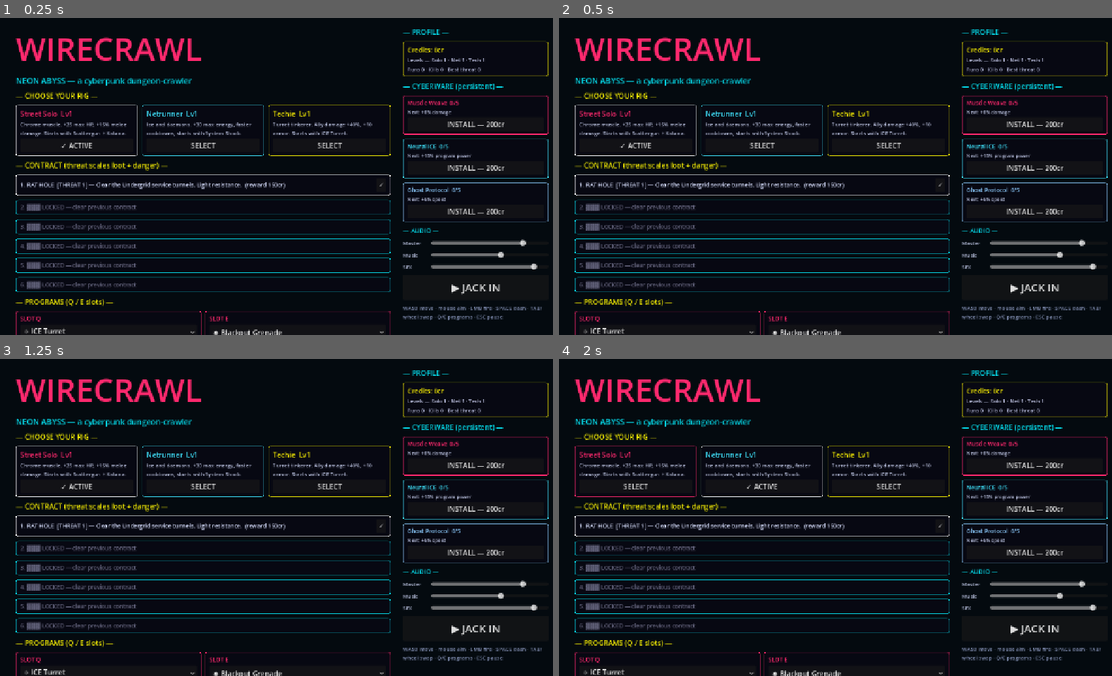
Above: before the commit, frames 1-4 (two rows, left to right).
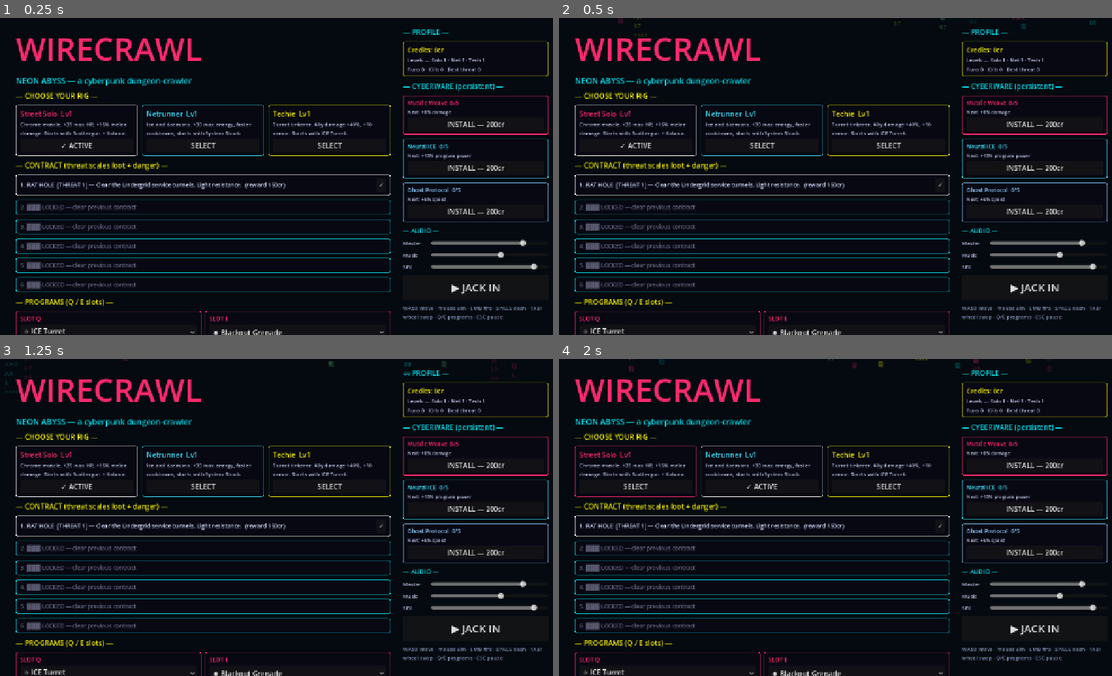
Above: after the commit, the same moments.

Repository: eternaldensity/WireCrawl
Game: Godot game, scene res://scenes/Main.tscn
Two runs of this game, one before a commit and one after it. Both use one fixed random seed, a clock stepped at 60 frames per second and the inputs below.
Inputs:
- Up to frame 1 (0.25 s): no input
- Up to frame 2 (0.5 s): no input
- Up to frame 3 (1.25 s): click "✓ ACTIVE" at 0.5 s
- Up to frame 4 (2 s): click "SELECT" at 1.25 s

Frame 1 is identical in both runs. In frame 2, less than 0.1% of the frame differs, in the area x 10-97%, y 0-6%; in frame 3, 0.1%; in frame 4, 0.1%, in the area x 12-90%, y 0-4%.

Commit message:
v0.4 exploration+presentation: vaults, boss cards, title data-rain
- Secret vault per sector (farthest room, elite guards, epic+ loot floor)
- Boss intro announce cards; title screen animated glyph data-rain
- Rust release cdylib builds (3MB, LTO) alongside debug; both link + load
- Verified: import clean, SimTest 65/65, balance ALL PASS, cargo test 3/3
- Self-score mean 8.62/10 (gameplay 8.6, usability 8.5, layout 8.6,
  content 8.7, visuals 8.7)

Diff:
--- a/scripts/Main.gd
+++ b/scripts/Main.gd
@@ -94,7 +94,7 @@
 	bg.color = BG
 	bg.set_anchors_preset(Control.PRESET_FULL_RECT)
 	screen.add_child(bg)
-	_rain_lines(bg)
+	_data_rain(bg)
 	var margin := MarginContainer.new()
 	margin.set_anchors_preset(Control.PRESET_FULL_RECT)
 	margin.add_theme_constant_override("margin_left", 36)
@@ -298,13 +298,42 @@
 		_apply_volumes())
 	return h
 
+func _data_rain(parent: Control) -> void:
+	## Matrix-style falling glyph columns behind the title.
+	_rain_lines(parent)
+	var glyphs := ["01", "死", "電", "脳", ">><<", "##", "07", "夢", "AX", "99", "λ", "街"]
+	var cols := [NEON_CYAN, NEON_PINK, NEON_YELLOW, Color(0.5, 1.0, 0.6)]
+	for i in 26:
+		var l := Label.new()
+		var col: Color = cols[i % cols.size()]
+		l.add_theme_font_size_override("font_size", 13)
+		l.add_theme_color_override("font_color", col)
+		l.modulate.a = randf_range(0.15, 0.5)
+		l.mouse_filter = Control.MOUSE_FILTER_IGNORE
+		var x := randf_range(0.0, 1240.0)
+		l.position = Vector2(x, randf_range(-700.0, 0.0))
+		parent.add_child(l)
+		_fall_loop(l, glyphs)
+
+func _fall_loop(l: Label, glyphs: Array) -> void:
+	if not is_instance_valid(l):
+		return
+	var lines := []
+	for _i in randi_range(4, 10):
+		lines.append(glyphs[randi() % glyphs.size()])
+	l.text = "\n".join(lines)
+	l.position.y = -260.0
+	var tw := l.create_tween()
+	tw.tween_property(l, "position:y", 760.0, randf_range(5.0, 11.0))
+	tw.tween_callback(func(): _fall_loop(l, glyphs))
+
 func _rain_lines(parent: Control) -> void:
 	# subtle animated scanline overlay (cheap cyberpunk vibe)
-	var lines := ColorRect.new()
-	lines.color = Color(0.02, 0.85, 0.91, 0.03)
-	lines.set_anchors_preset(Control.PRESET_FULL_RECT)
-	lines.mouse_filter = Control.MOUSE_FILTER_IGNORE
-	parent.add_child(lines)
+	var overlay := ColorRect.new()
+	overlay.color = Color(0.02, 0.85, 0.91, 0.03)
+	overlay.set_anchors_preset(Control.PRESET_FULL_RECT)
+	overlay.mouse_filter = Control.MOUSE_FILTER_IGNORE
+	parent.add_child(overlay)
 
 # ================= DUNGEON =================
 func start_dungeon() -> void:
@@ -335,6 +364,8 @@
 	dungeon.loot_offered.connect(func(item):
 		hud._on_loot(item)
 		hud.show_loot(item))
+	dungeon.boss_spawned.connect(func(boss_name: String):
+		hud.announce("⚠ " + boss_name + " ⚠", Color(1.0, 0.16, 0.43)))
 	dungeon.extraction_ready.connect(func(): hud.announce("EXTRACT — HEAD TO THE GREEN BEAM", Color(0.3, 1.0, 0.5)))
 	if not RunManager.run_ended.is_connected(_on_run_ended):
 		RunManager.run_ended.connect(_on_run_ended)
--- a/scripts/dungeon/Dungeon.gd
+++ b/scripts/dungeon/Dungeon.gd
@@ -23,6 +23,9 @@
 var boss: WCEnemy = null
 var exit_pos := Vector3.ZERO
 var extracted := false
+var vault_center := Vector3.ZERO
+var has_vault := false
+var vault_item := {}
 var clear_timer := 0.0
 var float_layer: Node3D
 var fx_layer: Node3D
@@ -514,6 +517,7 @@
 	var boss_key := String(contract.get("boss", ""))
 	if boss_key != "":
 		_spawn_boss(boss_key)
+	_build_vault(rng)
 
 func tiles_at(cell: Vector2i) -> int:
 	var w: int = layout["w"]
@@ -538,6 +542,48 @@
 	if t >= 4:
 		pool += ["brute", "hexer", "hexer"]
 	return pool[rng.randi() % pool.size()]
+
+func _build_vault(rng: RandomNumberGenerator) -> void:
+	## Secret vault: farthest non-exit room gets elite guards + epic+ loot.
+	var rooms: Array = layout.get("rooms", [])
+	var spawn_cell: Vector2i = layout.get("spawn", Vector2i.ZERO)
+	var exit_cell: Vector2i = layout.get("exit", Vector2i.ZERO)
+	var best_room := -1
+	var best_d := -1.0
+	for i in range(1, rooms.size()):
+		var room := rooms[i] as Rect2i
+		var c := Vector2i(room.position.x + room.size.x / 2, room.position.y + room.size.y / 2)
+		if c == exit_cell:
+			continue
+		var d := Vector2(c - spawn_cell).length()
+		if d > best_d:
+			best_d = d
+			best_room = i
+	if best_room < 0:
+		return
+	var vroom := rooms[best_room] as Rect2i
+	var vc := Vector2i(vroom.position.x + vroom.size.x / 2, vroom.position.y + vroom.size.y / 2)
+	vault_center = _cell_to_world(vc)
+	has_vault = true
+	for _g in 2:
+		var cell := Vector2i(rng.randi_range(vroom.position.x + 1, vroom.position.x + vroom.size.x - 2),
+			rng.randi_range(vroom.position.y + 1, vroom.position.y + vroom.size.y - 2))
+		if not DungeonGen.is_walkable(layout, cell.x, cell.y):
+			continue
+		var guard := WCEnemy.spawn(self, ["enforcer", "hexer", "brute"][rng.randi() % 3],
+			_cell_to_world(cell) + Vector3(0, 0.5, 0), threat + 1)
+		guard.dungeon = self
+		guard.make_elite()
+		enemies_alive += 1
+	vault_item = LootFactory.roll_weapon(threat + 1, RunManager.luck + 1.5)
+	for _r in 5:
+		if String(vault_item.get("rarity", "")) in ["epic", "legendary", "mythic"]:
+			break
+		vault_item = LootFactory.roll_weapon(threat + 1, RunManager.luck + 1.5)
+	RunManager.register_loot(vault_item)
+	WCPickup.spawn(self, vault_center + Vector3(0, 0, 0), "loot", 0, vault_item)
+	WCPickup.spawn(self, vault_center + Vector3(1.5, 0, 0), "health", 40)
+	float_text(vault_center + Vector3(0, 4, 0), "◆ VAULT ◆", Color(0.976, 0.941, 0.008))
 
 func _spawn_boss(boss_key: String) -> void:
 	var c := _cell_to_world(layout["exit"])
--- a/tests/SimTest.gd
+++ b/tests/SimTest.gd
@@ -97,6 +97,9 @@
 	var better: Dictionary = LootFactory.roll_weapon(6, 3.0, "railspike", "legendary")
 	dng.player.equip_item(better, "primary")
 	_check(String(RunManager.loadout["primary"].get("weapon_id", "")) == "railspike", "equip_item")
+	_check(dng.has_vault, "vault_exists")
+	_check(String(dng.vault_item.get("rarity", "")) in ["epic", "legendary", "mythic"],
+		"vault_loot_floor", "(%s)" % String(dng.vault_item.get("rarity", "?")))
 	dng.queue_free()
 	RunManager.end_run(false)
 
Not shown, changed: SCORE.md
Not shown, changed: SYSTEMS.md
